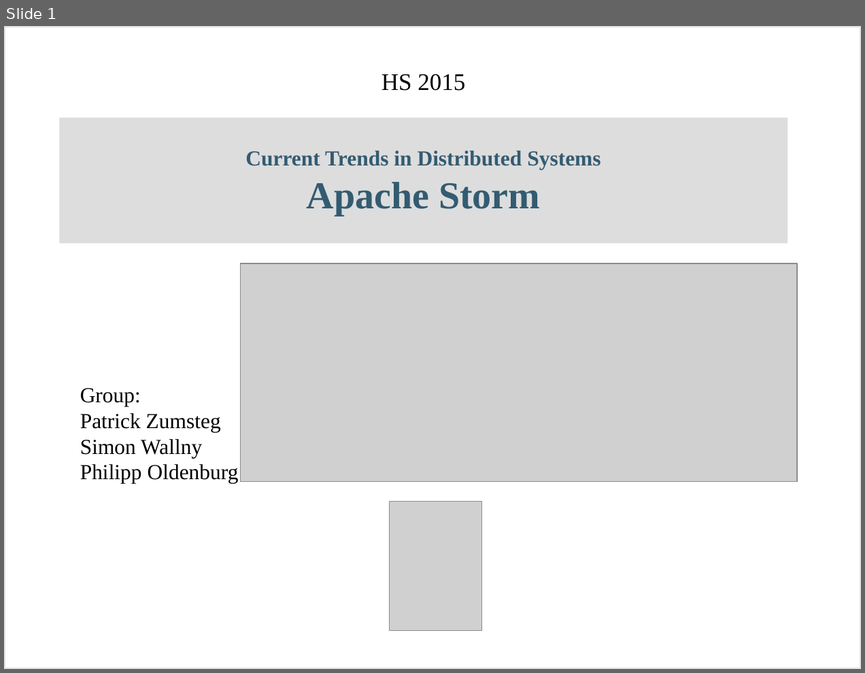
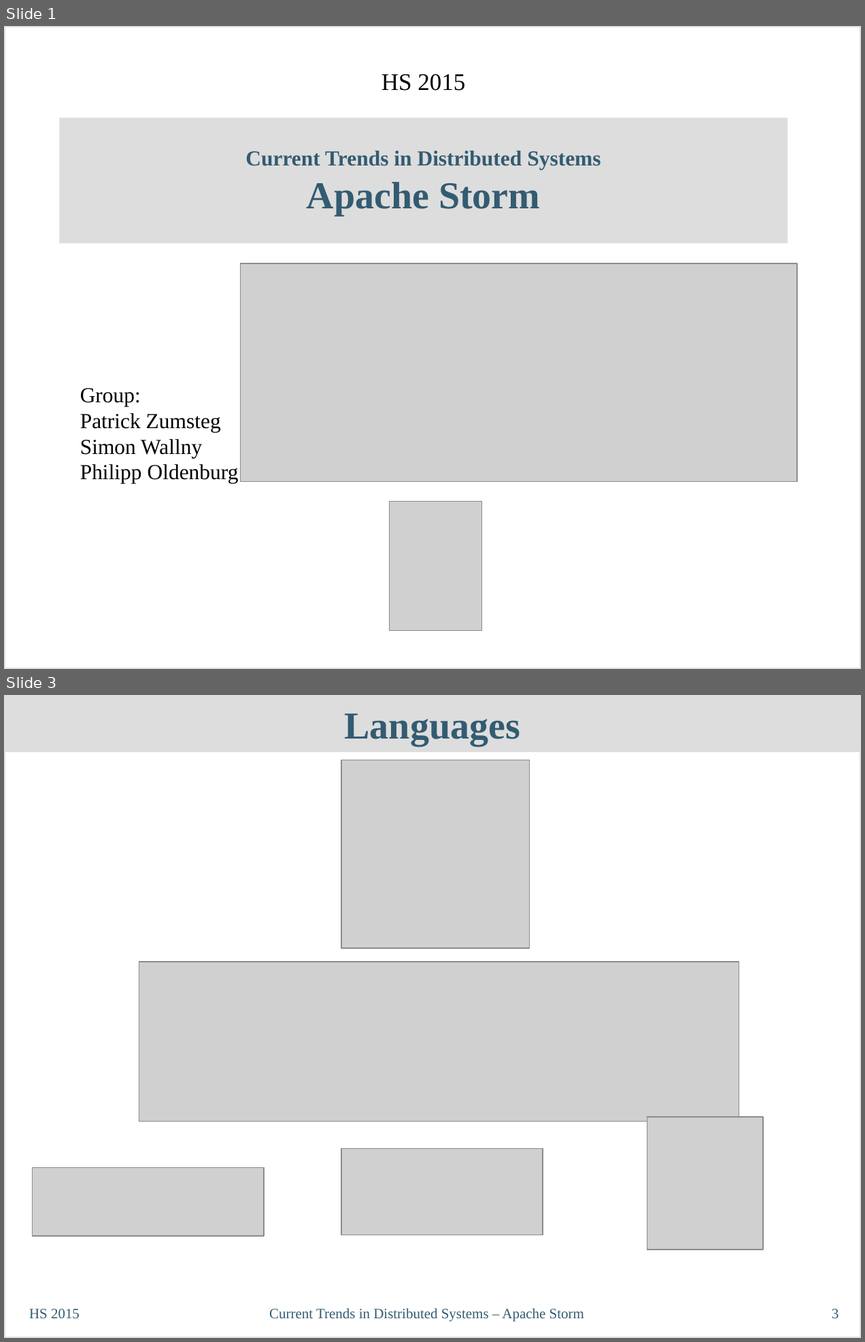
Before and after one commit to philipp-oldenburg/ctds-storm, a slide deck: Storm-Referat/CT-Präsentation - Simon.odp. Shown one above the other, each under a label of ours: slide 1 before the commit, slides 1 and 3 after it; the slides between them are not shown. The pictures are 865x673 and 865x1342 pixels, drawn with LibreOffice and Linux fonts; fonts in the diff are those of the drawing; grey boxes stand for pictures. Boxes give left, top, right and bottom in pixels: in the first picture for what was removed or moved away, otherwise in the second. Text is boxed around its words. In the diff, an @@ line names an element or a change of style, - is before the commit and + after.

```diff
--- a/Storm-Referat/CT-Präsentation - Simon.odp
+++ b/Storm-Referat/CT-Präsentation - Simon.odp
@@ slide 3 added at bbox=[4, 695, 861, 1338], background #FFFFFF; not listed: 1 template element that a slide beside it also shows @@
@@ title added at bbox=[4, 695, 861, 752], fill #DDDDDD, 32 pt, text #335B71, bold @@
+Languages
@@ picture added at bbox=[341, 760, 529, 948] @@
@@ picture added at bbox=[139, 962, 738, 1121] @@
@@ picture added at bbox=[647, 1117, 762, 1249] @@
@@ picture added at bbox=[341, 1149, 543, 1235] @@
@@ picture added at bbox=[33, 1167, 264, 1236] @@
@@ text added at bbox=[29, 1308, 79, 1318], 12 pt, text #335B71 @@
+HS 2015
@@ text added at bbox=[269, 1308, 584, 1321], 12 pt, text #335B71 @@
+Current Trends in Distributed Systems – Apache Storm
@@ page number added at bbox=[832, 1308, 838, 1318], 12 pt, text #335B71 @@
+3
```
Also in this commit, not shown: 1 slide changed, 15 other slides added.
